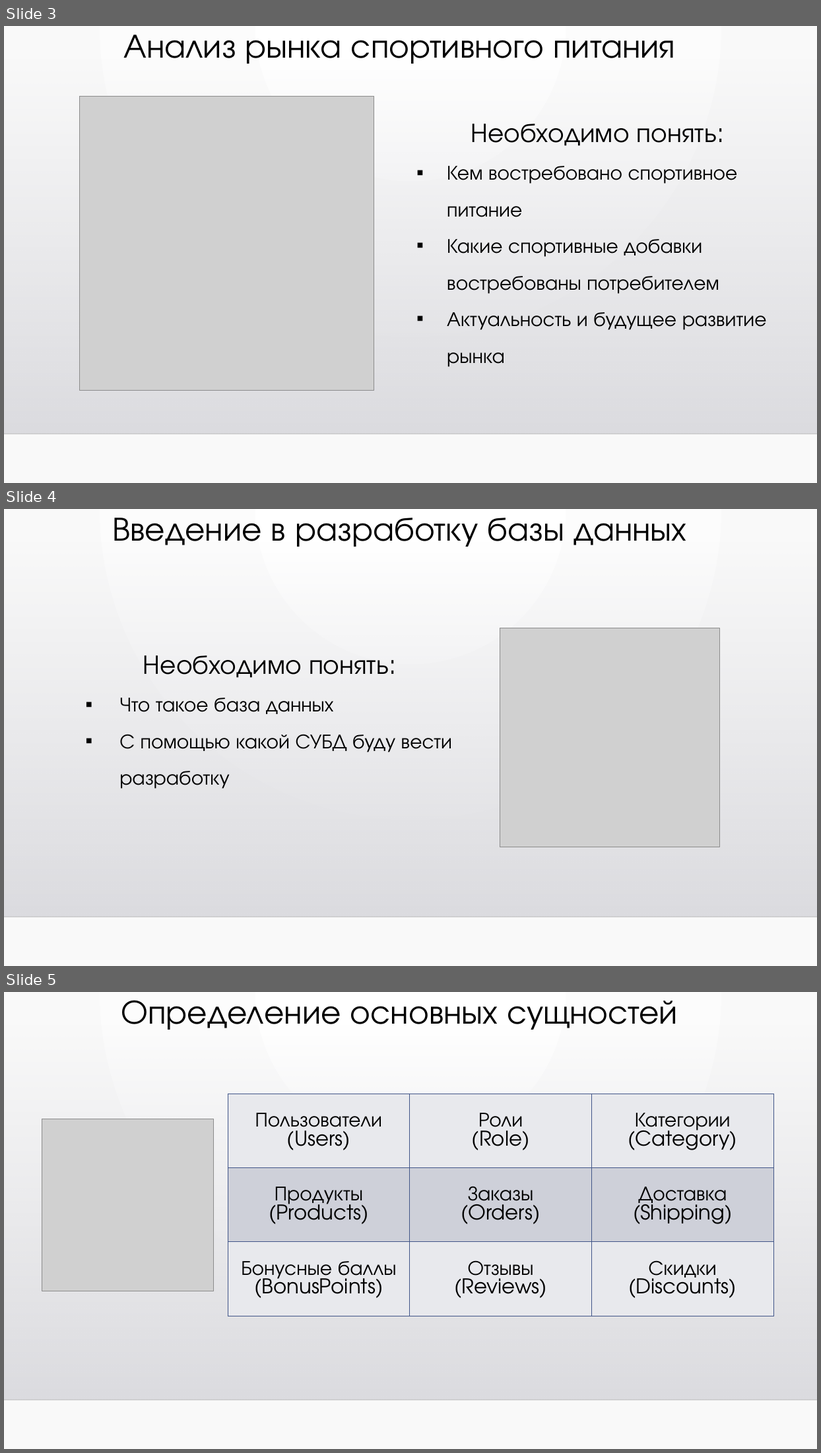
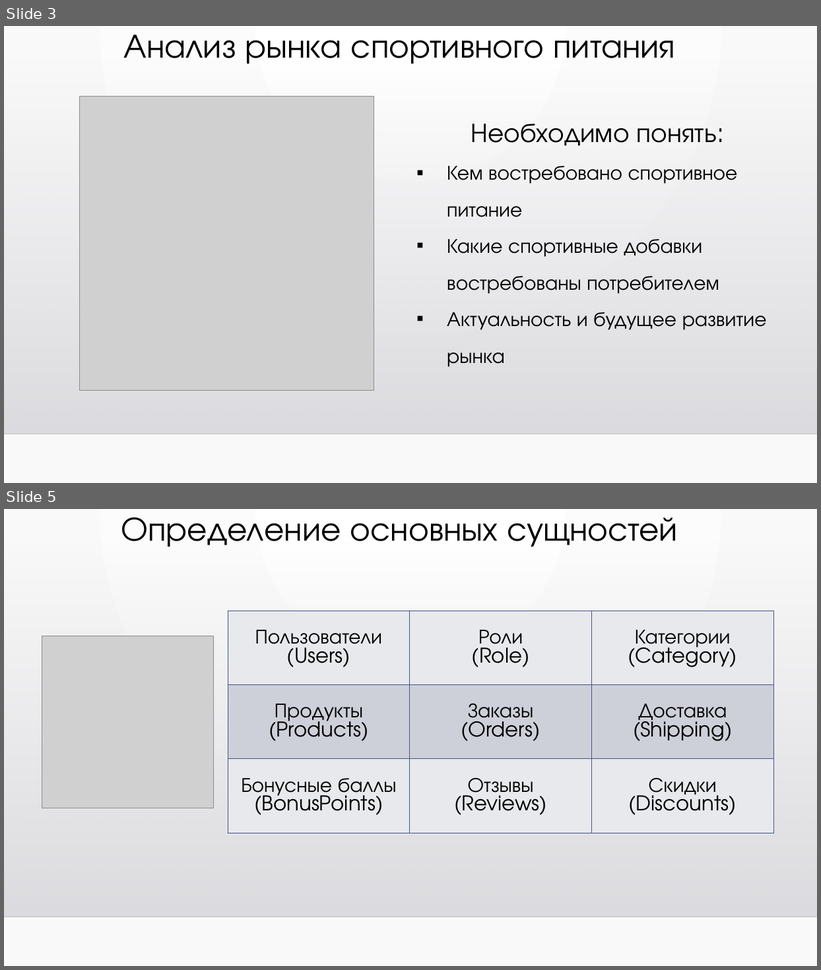
Before and after one commit to TommyHellANiggets/MyProjectBD, a slide deck: Курсовой проект Акулов П.А..pptx. Shown one above the other, each under a label of ours: slides 3, 4 and 5 before the commit, slides 3 and 5 after it; the slides between them are not shown. The pictures are 821x1453 and 821x970 pixels, drawn with LibreOffice and Linux fonts; fonts in the diff are those of the drawing; grey boxes stand for pictures; background and template pictures are left out. Boxes give left, top, right and bottom in pixels: in the first picture for what was removed or moved away, otherwise in the second. Text is boxed around its words. In the diff, an @@ line names an element or a change of style, - is before the commit and + after.

```diff
--- a/Курсовой проект Акулов П.А..pptx
+++ b/Курсовой проект Акулов П.А..pptx
@@ slide 4 removed at (x1=4, y1=509, x2=817, y2=966), background gradient #FFFFFF to #FAFAFA; not listed: 2 template elements that a slide beside it also shows @@
@@ title removed at (x1=112, y1=518, x2=686, y2=547) @@
-Введение в разработку базы данных
@@ picture removed at (x1=500, y1=628, x2=720, y2=848) @@
@@ text removed at (x1=120, y1=656, x2=452, y2=789) @@
-Необходимо понять:
-▪ Что такое база данных
-▪ С помощью какой СУБД буду вести разработку
```
Also in this commit, not shown: 1 slide added.
